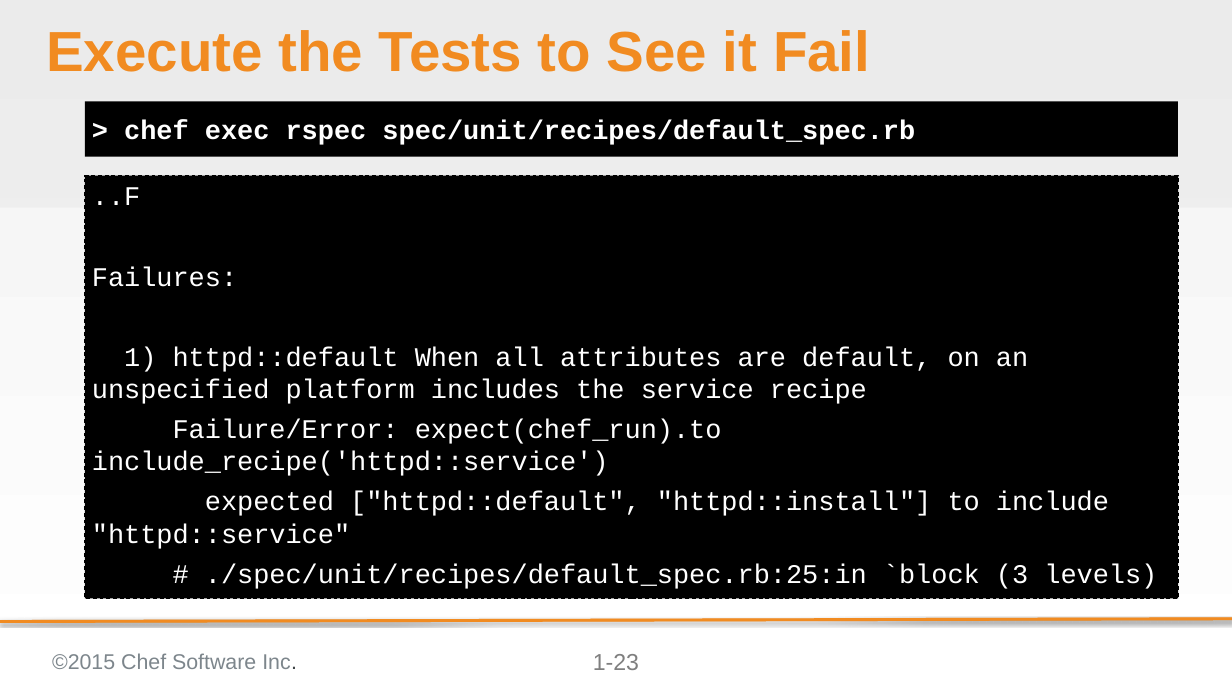
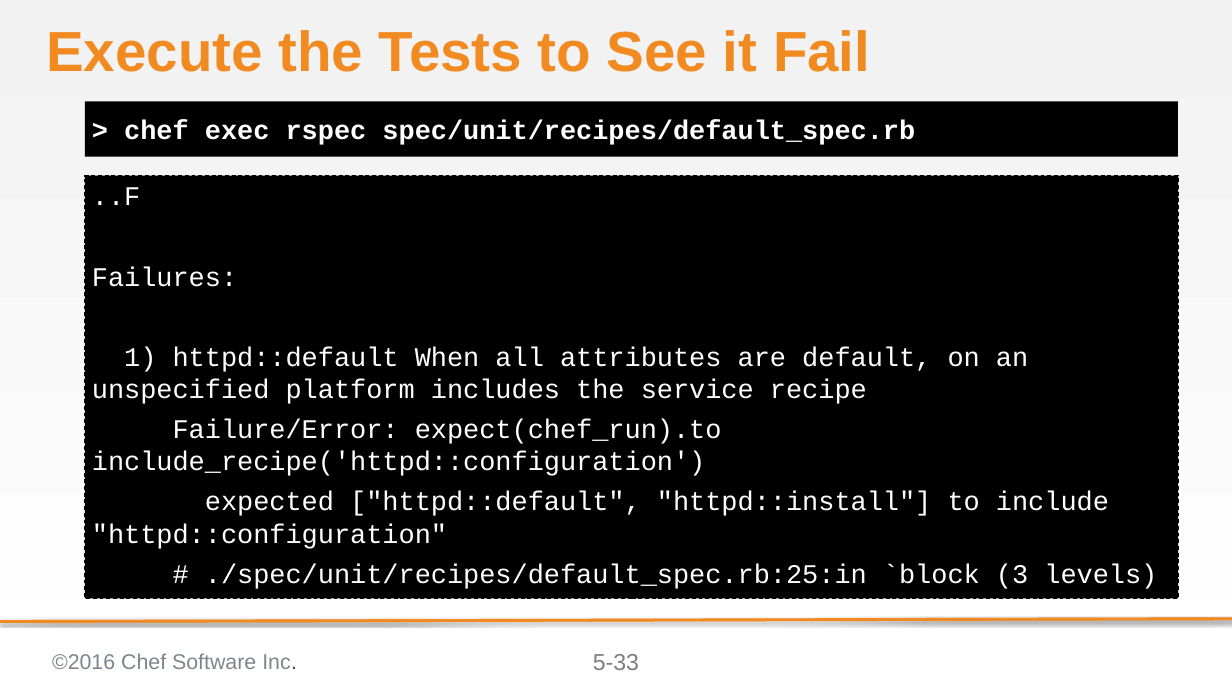
Before and after one commit to chef-training/test_driven_cookbook_development, a slide deck: slide 33 of 05-faster_feedback_with_unit_testing.pptx (slide 23 before the commit). Drawn at 1232x693 pixels with LibreOffice and Linux fonts; fonts in the diff are those of the drawing; background and template pictures are left out. Boxes give left, top, right and bottom in pixels: in the first picture for what was removed or moved away, otherwise in the second. Text is boxed around its words. In the diff, an @@ line names an element or a change of style, - is before the commit and + after.

```diff
--- a/05-faster_feedback_with_unit_testing.pptx
+++ b/05-faster_feedback_with_unit_testing.pptx
@@ text at (92,419,1109,549): text changed @@
-Failure/Error: expect(chef_run).to include_recipe('httpd::service')
-expected ["httpd::default", "httpd::install"] to include "httpd::service"
+Failure/Error: expect(chef_run).to include_recipe('httpd::configuration')
+expected ["httpd::default", "httpd::install"] to include "httpd::configuration"
@@ text at (52,653,297,669): text changed @@
-©2015 Chef Software Inc.
+©2016 Chef Software Inc.
@@ page number at (593,654,639,670): text changed @@
-1-23
+5-33
```
Also in this commit, not shown: 25 other slides changed, 13 slides added, 1 slide removed.
